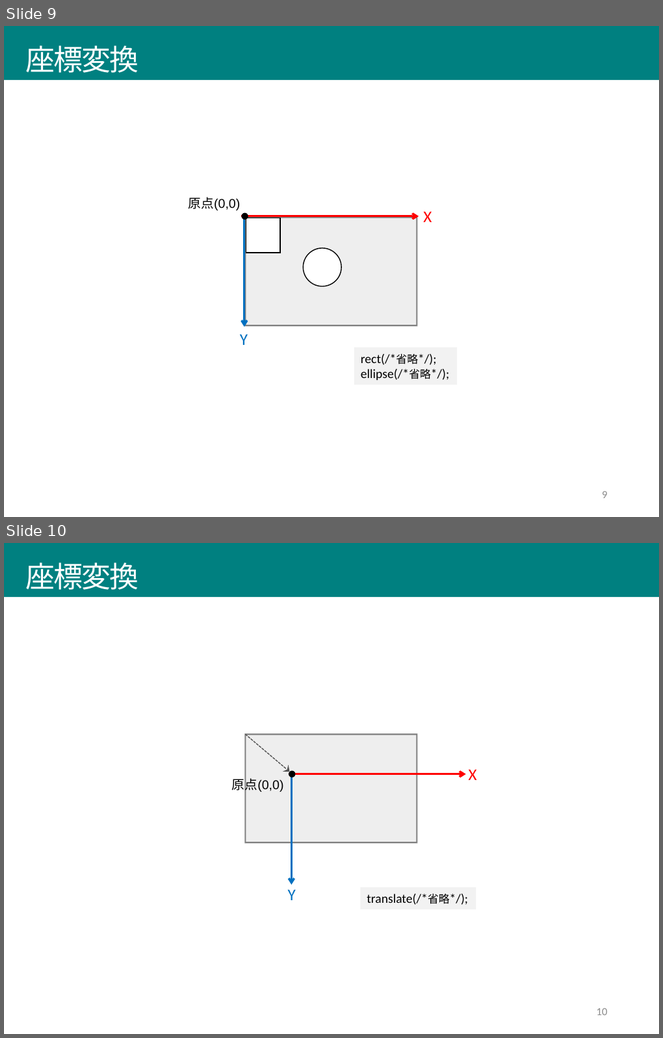
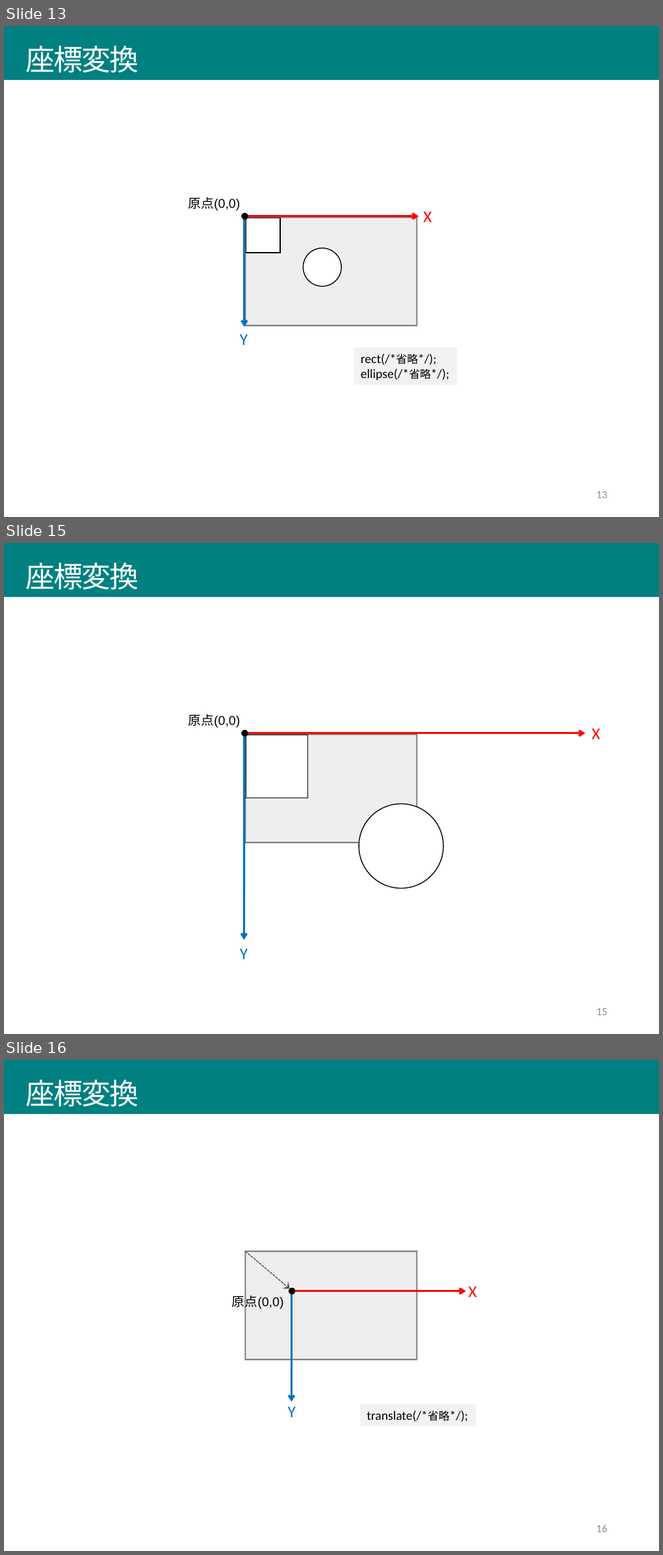
Before and after one commit to afukushimagit/afukushimagit.github.io, a slide deck: images/transform/図素材.pptx. Shown one above the other, each under a label of ours: slides 9 and 10 before the commit, slides 13, 15 and 16 after it; the slides between them are not shown. The pictures are 663x1038 and 663x1555 pixels, drawn with LibreOffice and Linux fonts; fonts in the diff are those of the drawing. Boxes give left, top, right and bottom in pixels: in the first picture for what was removed or moved away, otherwise in the second. Text is boxed around its words. In the diff, an @@ line names an element or a change of style, - is before the commit and + after.

```diff
--- a/images/transform/図素材.pptx
+++ b/images/transform/図素材.pptx
@@ slide 15 added at (x1=4, y1=543, x2=659, y2=1034), background #FFFFFF @@
@@ title added at (x1=4, y1=543, x2=659, y2=597), fill #008080, 32 pt, text #FFFFFF @@
+座標変換
@@ text added at (x1=189, y1=714, x2=241, y2=728), 14 pt, text #000000 @@
+原点(0,0)
@@ arrow added from (241, 733) to (585, 733), #FF0000 2.25 pt @@
@@ ellipse added at (x1=241, y1=730, x2=248, y2=736), fill #000000 @@
@@ arrow added from (244, 733) to (244, 940), #0070C0 2.25 pt @@
@@ rectangle added at (x1=245, y1=734, x2=417, y2=843), fill #E7E7E7 at 70% opacity, outline #333333 1.5 pt @@
@@ rectangle added at (x1=246, y1=735, x2=308, y2=798), fill #FFFFFF, outline #000000 1 pt @@
@@ text added at (x1=592, y1=728, x2=600, y2=739), 18 pt, text #FF0000 @@
+X
@@ ellipse added at (x1=359, y1=804, x2=443, y2=888), fill #FFFFFF, outline #000000 1 pt @@
@@ text added at (x1=240, y1=949, x2=248, y2=960), 18 pt, text #0070C0 @@
+Y
@@ page number added at (x1=597, y1=1008, x2=608, y2=1016), 12 pt, text #8C8C8C @@
+15
@@ what was slide 9 is now slide 13 @@
@@ page number at (x1=597, y1=491, x2=608, y2=499): text changed @@
-9
+13
@@ what was slide 10 is now slide 16 @@
@@ page number at (x1=597, y1=1525, x2=608, y2=1533): text changed @@
-10
+16
```
Also in this commit, not shown: 3 slides changed, 9 other slides added, 39 other files.
